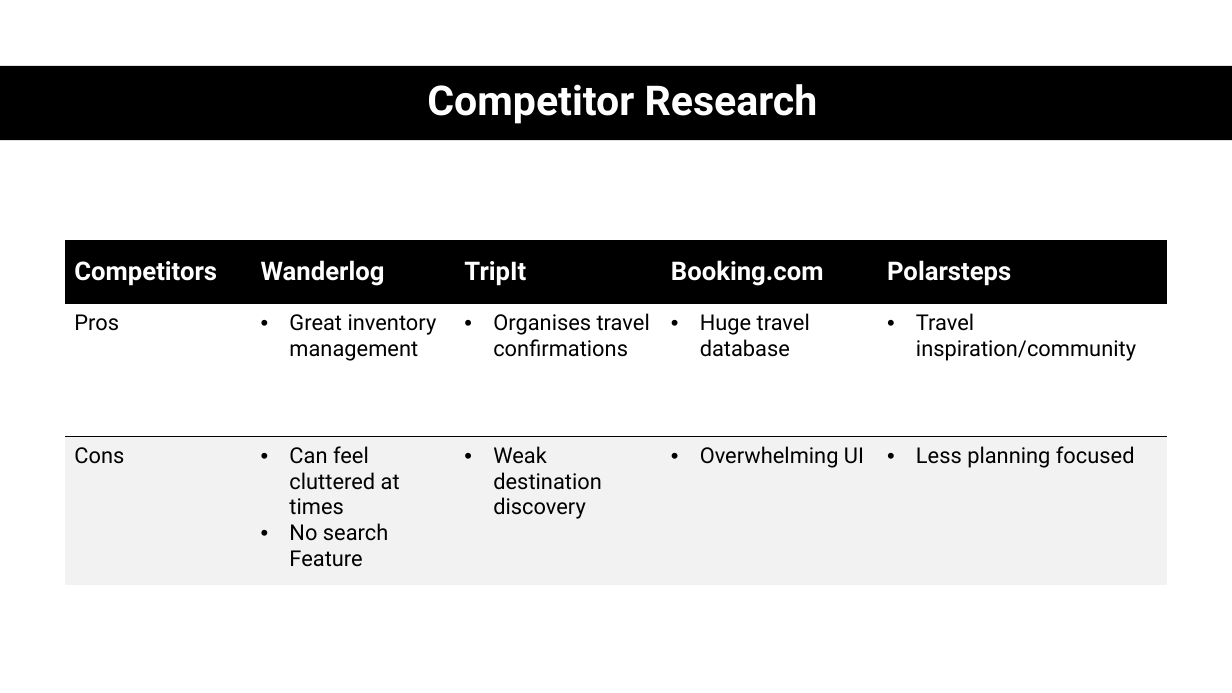
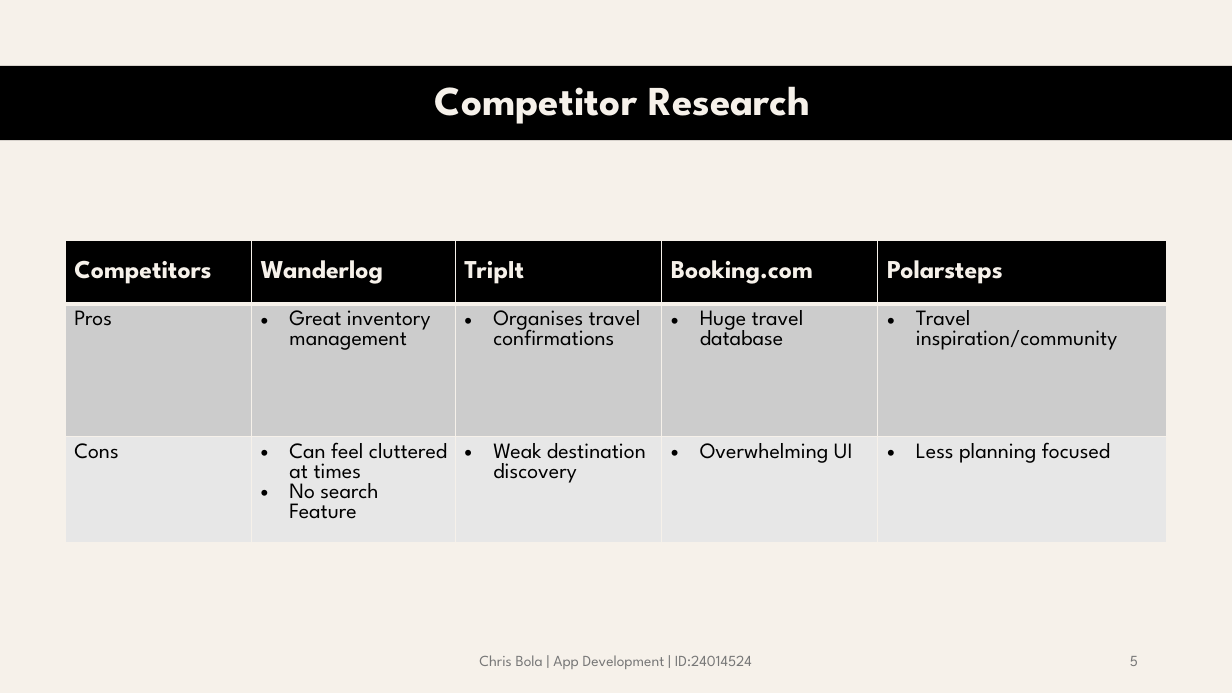
Before and after one commit to lghtson/ADS-2025, a slide deck: slide 5 of Holiday Planner.pptx (slide 7 before the commit). Drawn at 1232x693 pixels with LibreOffice and Linux fonts; fonts in the diff are those of the drawing. Boxes give left, top, right and bottom in pixels: in the first picture for what was removed or moved away, otherwise in the second. Text is boxed around its words. In the diff, an @@ line names an element or a change of style, - is before the commit and + after.

```diff
--- a/Holiday Planner.pptx
+++ b/Holiday Planner.pptx
@@ background #FFFFFF to #F6F1EA @@
@@ title "Competitor Research" at bbox=[435, 86, 810, 124]: font Roboto to League Spartan, text colour #FFFFFF to #F6F1EA @@
@@ table at bbox=[65, 240, 1167, 587] @@
@@ fill none to #CCCCCC in row 2 @@
@@ fill #F2F2F2 to #E7E7E7 in row 3 @@
@@ font Roboto to League Spartan @@
@@ text colour #FFFFFF to #F6F1EA in "Competitors", "Wanderlog", "TripIt", "Booking.com" and 1 more places @@
@@ borders changed @@
@@ text added at bbox=[479, 655, 752, 669], 12 pt, text #797979 @@
+Chris Bola | App Development | ID:24014524
@@ page number added at bbox=[1130, 656, 1138, 666], 12 pt, text #797979 @@
+5
```
Also in this commit, not shown: 25 other slides changed, 4 slides added, 6 slides removed, 4 other files.
